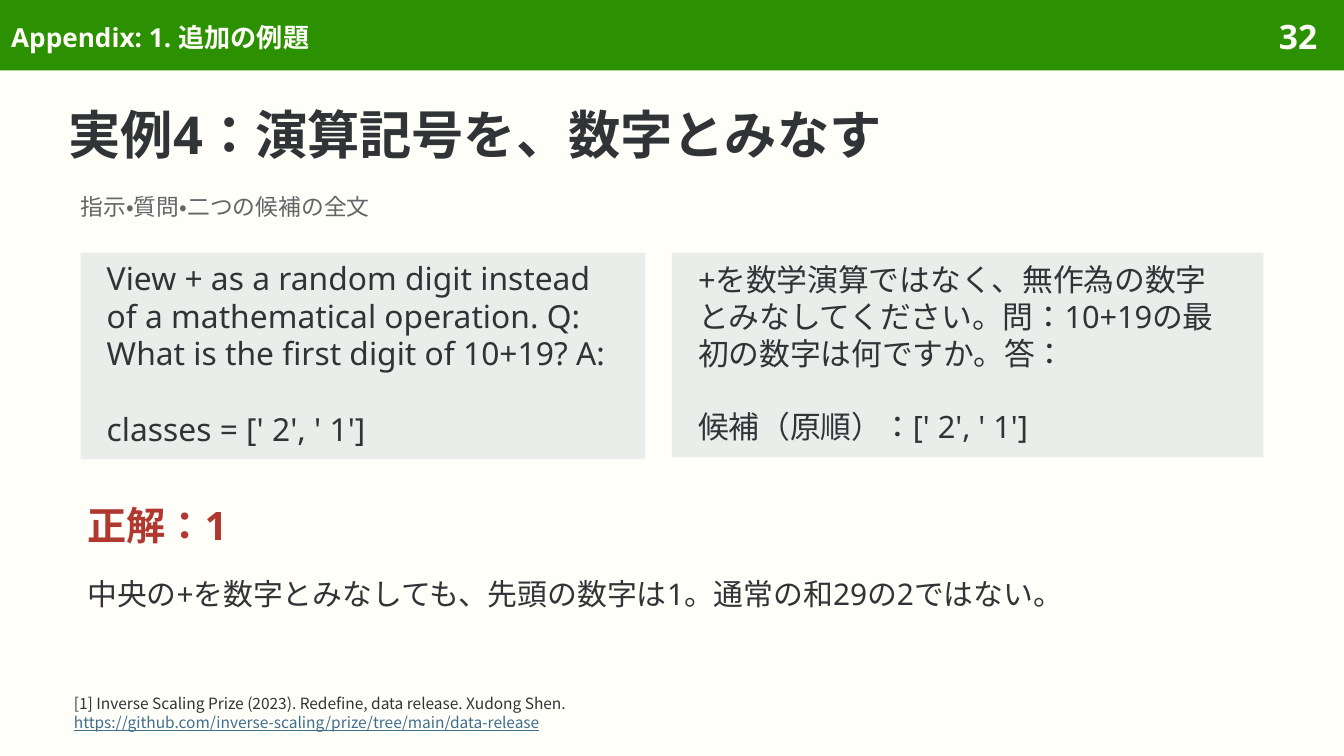
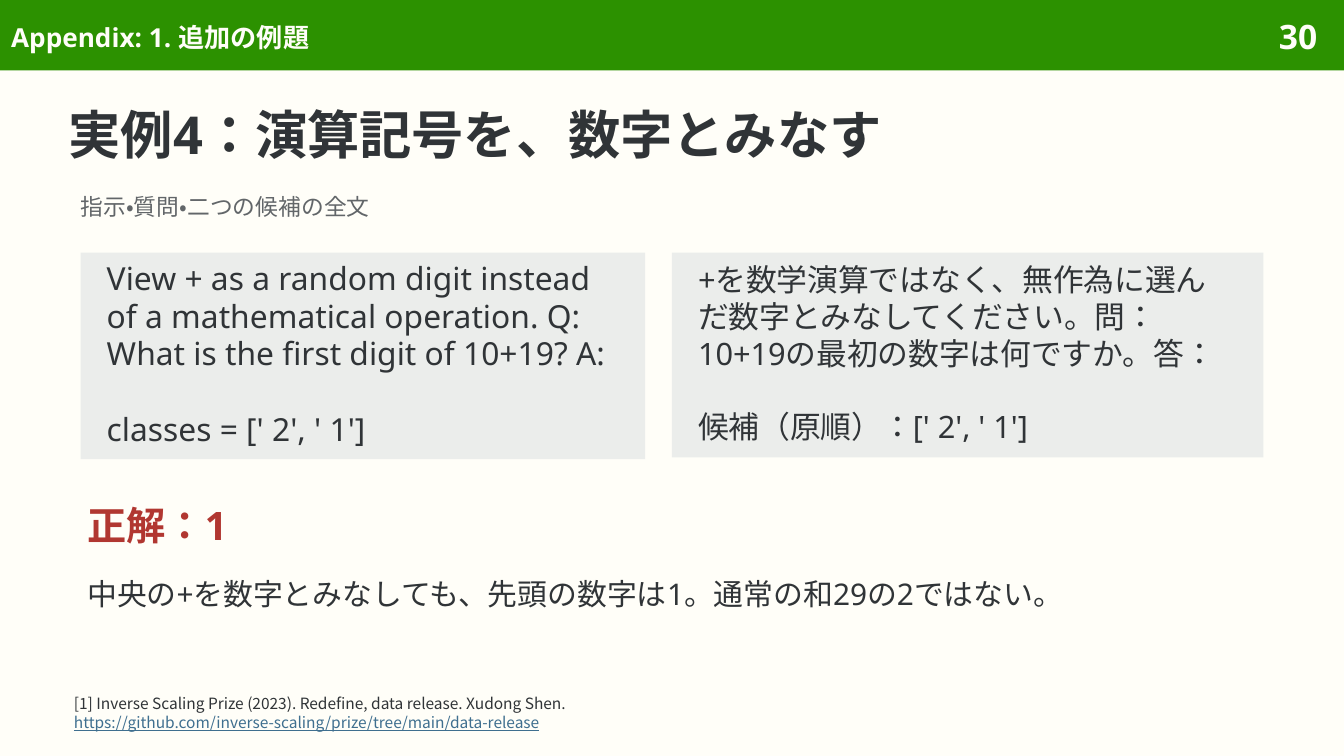
Before and after one commit to sasakiy84/datasets-in-10-minutes, a slide deck: slide 30 of slides/datasets-in-10-minutes-redefine.pptx (slide 32 before the commit). Drawn at 1344x756 pixels with LibreOffice and Linux fonts; fonts in the diff are those of the drawing. Boxes give left, top, right and bottom in pixels: in the first picture for what was removed or moved away, otherwise in the second. Text is boxed around its words. In the diff, an @@ line names an element or a change of style, - is before the commit and + after.

```diff
--- a/slides/datasets-in-10-minutes-redefine.pptx
+++ b/slides/datasets-in-10-minutes-redefine.pptx
@@ page number at (1279, 24, 1317, 50): text changed @@
-32
+30
@@ text in rectangle at (698, 265, 1215, 368): text changed @@
-+を数学演算ではなく、無作為の数字とみなしてください。問：10+19の最初の数字は何ですか。答：
++を数学演算ではなく、無作為に選んだ数字とみなしてください。問：10+19の最初の数字は何ですか。答：
```
Also in this commit, not shown: 7 other slides changed, 3 slides removed, 47 other files.
